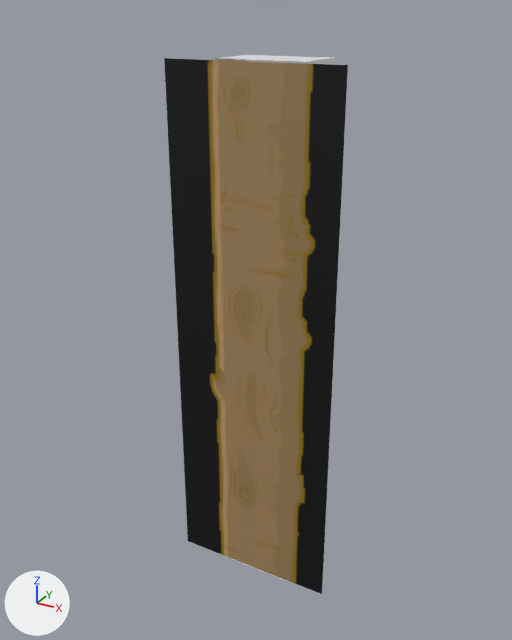
The Blender file Content/PuffBOMB/3D/Mountain/DarkLogV5.blend, before and after one commit.
Camera for both pictures: a 50 mm lens placed at (13.16, -19.12, 19.45), pointed at (2.48, 0.31, 9.74). The axes (+X, +Y, +Z) are drawn at lower left. The lights are the same throughout.
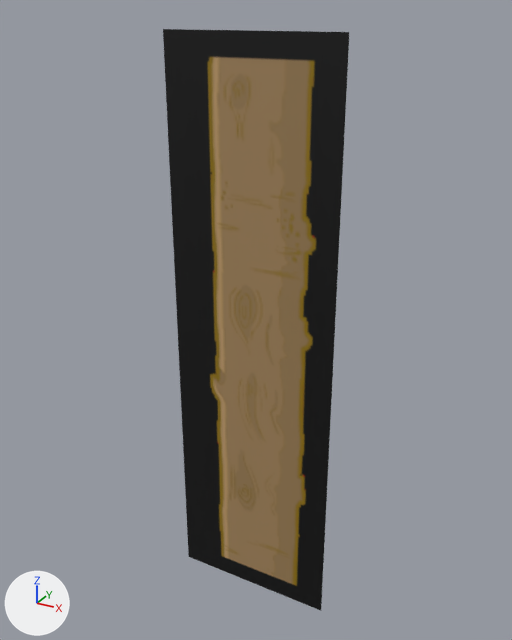
Location of each change, [x1, y1, x2, y2] in pixels of the pictures (512 x 640 px):
'Plane', recoloured, reshaped (9% taller)
    before: [164, 58, 348, 594]
    after: [163, 29, 349, 611]

The change in detail:
Picture 'DarkLog5.png.001' (img_darklog5_png_001) is new.
Material 'DarkLog5.png.001' (mat_darklog5_png_001) is new.
Its texture is img_darklog5_png_001.
me_plane has 4 vertices, 1 face and spans x 0.0..3.1, y 0.0..1.0, z 0.2.
me_plane is used by ob_plane; location (5.8, 0.4, 0.0); rotation (1.571, -1.571, 0.0), in degrees (90, -90, 0); scale (5.83, 5.83, 5.83).
me_plane no longer uses material mat_darklog5_png (picture img_darklog5_png).
Part 1, on me_plane:
Vertex 0 of me_plane moves from (3.1, 1.0, 0.2) at pixel (164, 58) to (3.24, 1.0, 0.2) at pixel (162, 29).
Vertex 1 of me_plane moves from (3.1, 0.0, 0.2) at pixel (347, 65) to (3.24, 0.0, 0.2) at pixel (349, 32).
Vertex 2 of me_plane moves from (0.0, 0.0, 0.2) at pixel (321, 594) to (-0.14, 0.0, 0.2) at pixel (321, 610).
Vertex 3 of me_plane moves from (0.0, 1.0, 0.2) at pixel (187, 541) to (-0.14, 1.0, 0.2) at pixel (188, 556).
me_plane now uses material mat_darklog5_png_001 (picture img_darklog5_png_001).
